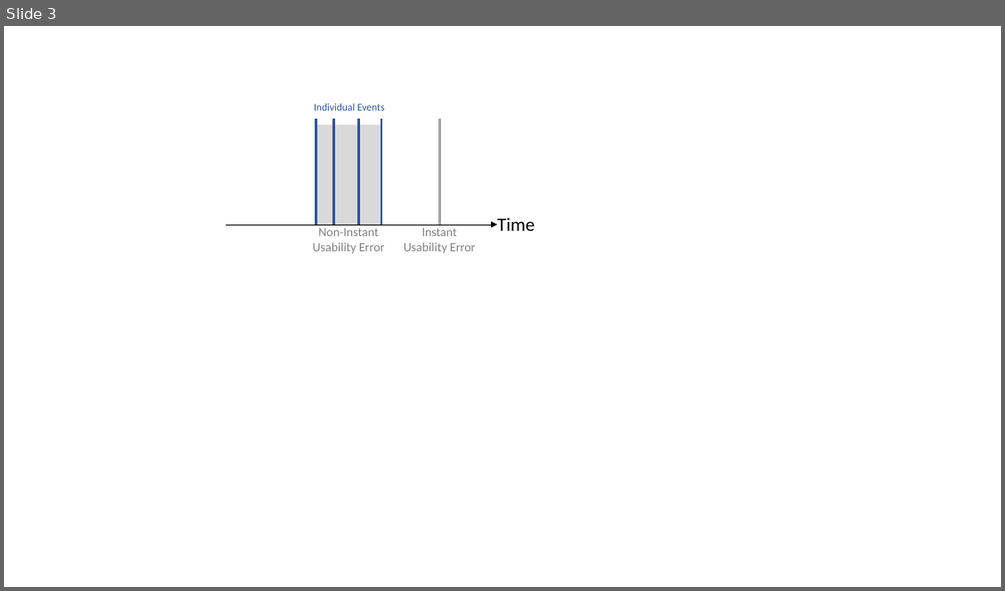
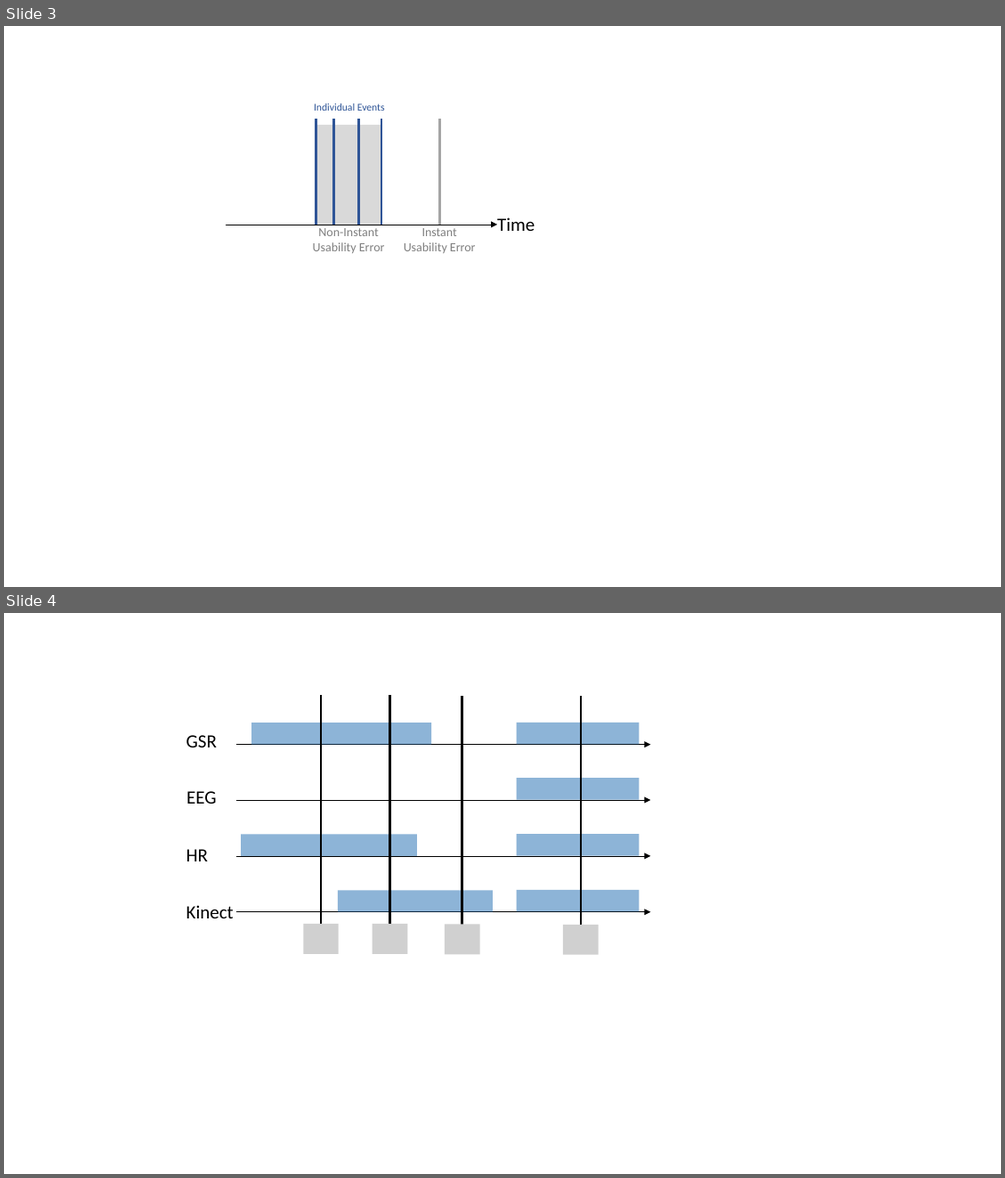
Before and after one commit to Bendername/is101f16, a slide deck: Second-Article/graphics/Figures.pptx. Shown one above the other, each under a label of ours: slide 3 before the commit, slides 3 and 4 after it. The pictures are 1005x591 and 1005x1178 pixels, drawn with LibreOffice and Linux fonts; fonts in the diff are those of the drawing; grey boxes stand for pictures. Boxes give left, top, right and bottom in pixels: in the first picture for what was removed or moved away, otherwise in the second. Text is boxed around its words. In the diff, an @@ line names an element or a change of style, - is before the commit and + after.

```diff
--- a/Second-Article/graphics/Figures.pptx
+++ b/Second-Article/graphics/Figures.pptx
@@ slide 4 added at [4,613,1001,1174], background #FFFFFF @@
@@ line added from (321, 930) to (321, 695), #000000 2.25 pt @@
@@ line added from (390, 930) to (390, 695), #000000 2.25 pt @@
@@ line added from (462, 931) to (462, 696), #000000 2.25 pt @@
@@ line added from (581, 930) to (581, 695), #000000 2.25 pt @@
@@ text added at [186,735,217,747], 18 pt, text #000000 @@
+GSR
@@ arrow added from (236, 745) to (651, 745), #000000 0.5 pt @@
@@ rectangle added at [251,723,432,745], fill #2E75B6 at 54% opacity @@
@@ rectangle added at [517,722,639,744], fill #2E75B6 at 54% opacity @@
@@ text added at [186,791,216,803], 18 pt, text #000000 @@
+EEG
@@ rectangle added at [517,779,639,800], fill #2E75B6 at 54% opacity @@
@@ arrow added from (236, 800) to (651, 800), #000000 0.5 pt @@
@@ text added at [186,849,208,861], 18 pt, text #000000 @@
+HR
@@ rectangle added at [241,835,417,856], fill #2E75B6 at 54% opacity @@
@@ rectangle added at [517,834,639,855], fill #2E75B6 at 54% opacity @@
@@ arrow added from (236, 856) to (651, 856), #000000 0.5 pt @@
@@ text added at [186,905,234,918], 18 pt, text #000000 @@
+Kinect
@@ rectangle added at [338,891,493,912], fill #2E75B6 at 54% opacity @@
@@ rectangle added at [517,890,639,911], fill #2E75B6 at 54% opacity @@
@@ arrow added from (236, 912) to (651, 912), #000000 0.5 pt @@
@@ picture added at [304,924,339,953] @@
@@ picture added at [372,924,407,953] @@
@@ picture added at [445,925,479,954] @@
@@ picture added at [563,925,599,954] @@
```
Also in this commit, not shown: 1 slide changed, 1 slide removed, 3 other files.
